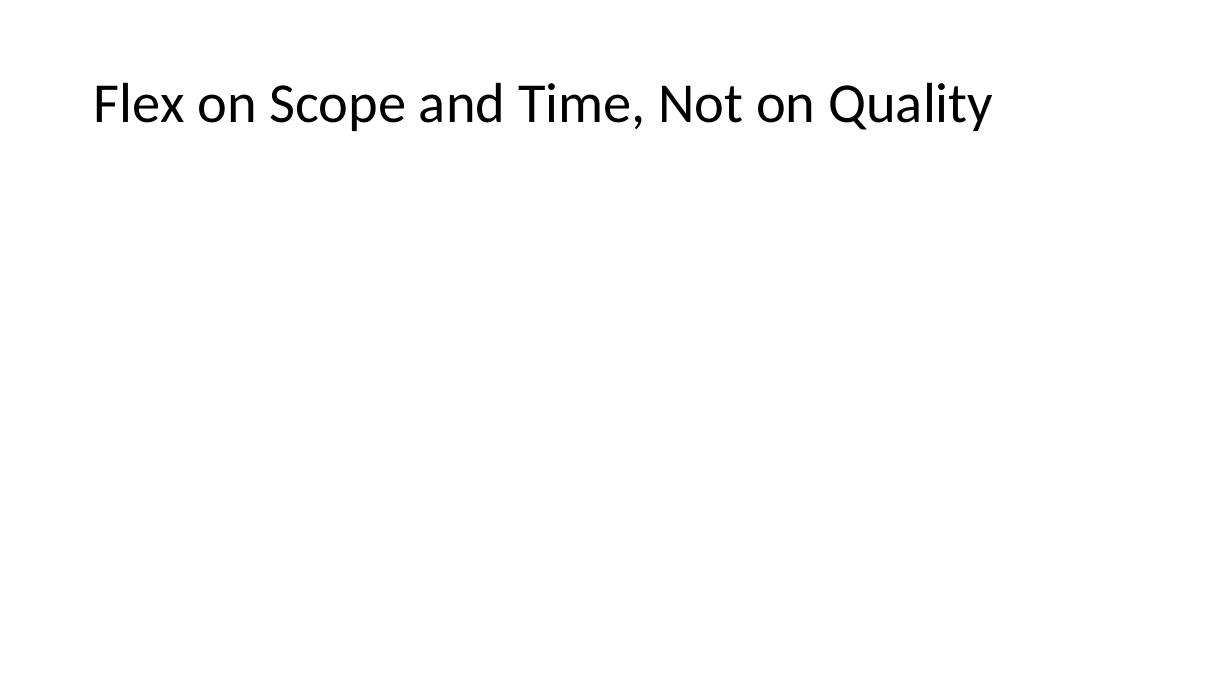
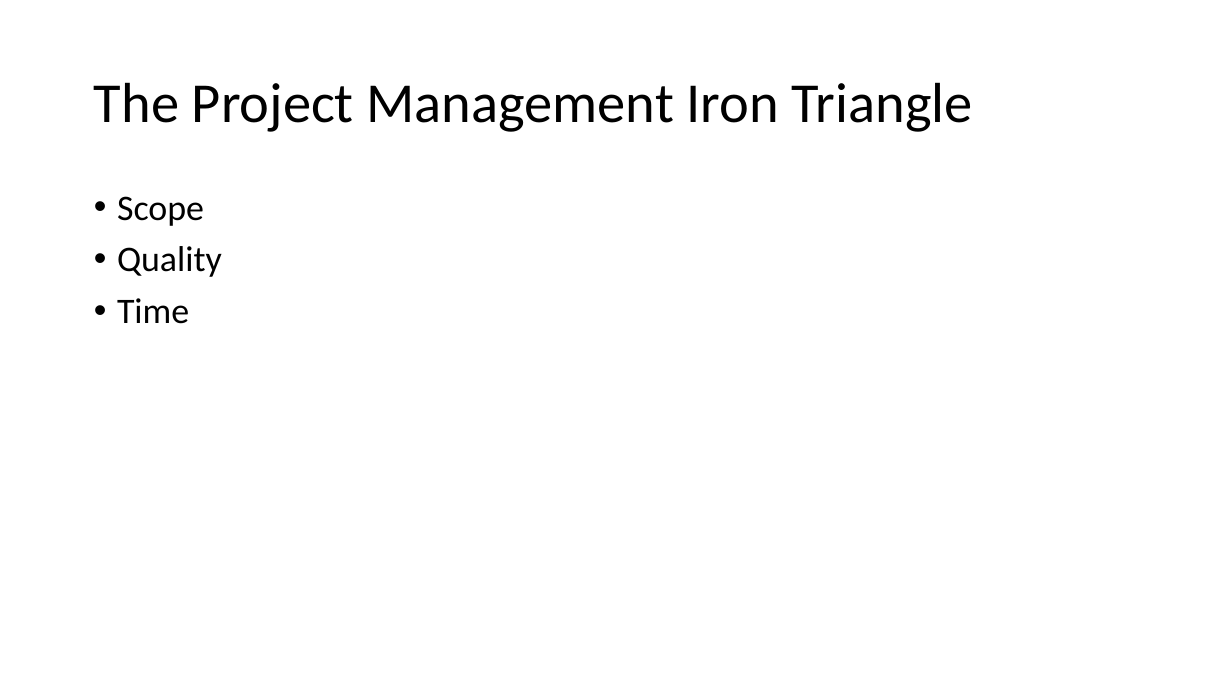
Before and after one commit to jugisahunk/presentations, a slide deck: slide 11 of tortoise-and-hare/tortoise-and-hare.pptx. Drawn at 1232x693 pixels with LibreOffice and Linux fonts; fonts in the diff are those of the drawing. Boxes give left, top, right and bottom in pixels: in the first picture for what was removed or moved away, otherwise in the second. Text is boxed around its words. In the diff, an @@ line names an element or a change of style, - is before the commit and + after.

```diff
--- a/tortoise-and-hare/tortoise-and-hare.pptx
+++ b/tortoise-and-hare/tortoise-and-hare.pptx
@@ title at (94,82,973,132): text changed @@
-Flex on Scope and Time, Not on Quality
+The Project Management Iron Triangle
@@ text added at (117,196,222,324), 28 pt, text #000000 @@
+• Scope
+• Quality
+• Time
```
Also in this commit, not shown: 8 other slides changed, 1 slide added, 1 other file.
